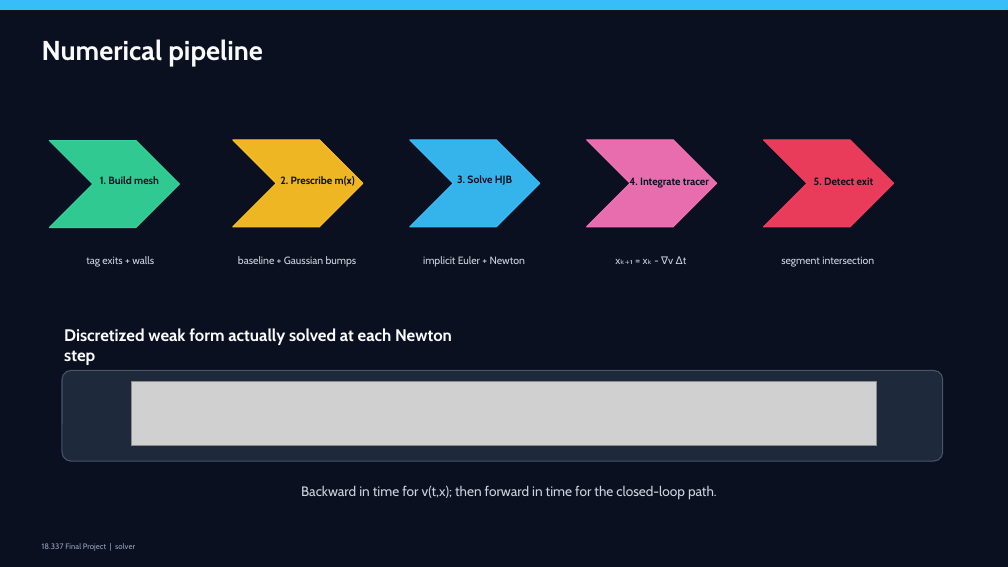
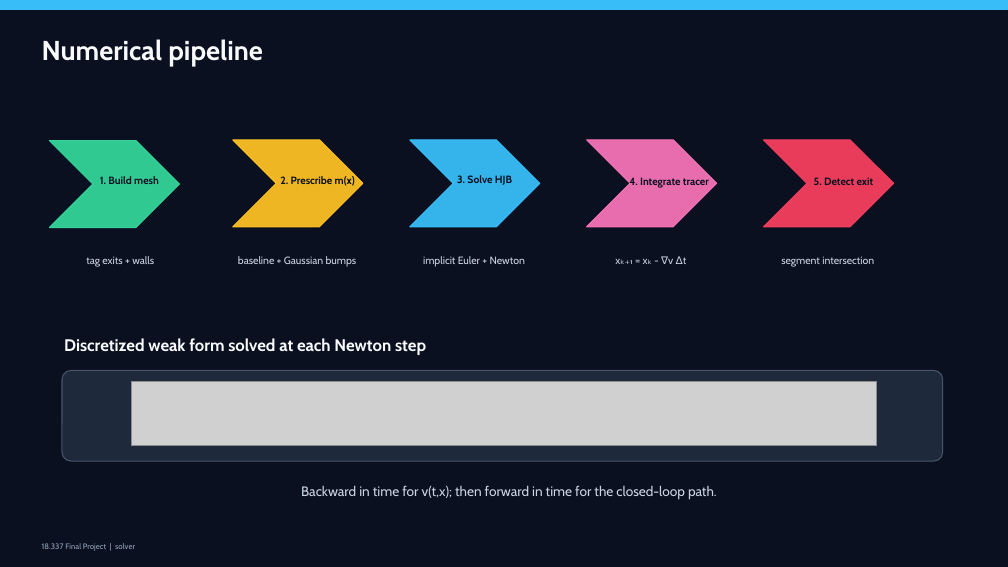
Before and after one commit to Yah-Boi-1/Mean-Field-Crowd-Dynamics, a slide deck: slide 5 of slides (1).pptx. Drawn at 1008x567 pixels with LibreOffice and Linux fonts; fonts in the diff are those of the drawing; grey boxes stand for pictures. Boxes give left, top, right and bottom in pixels: in the first picture for what was removed or moved away, otherwise in the second. Text is boxed around its words. In the diff, an @@ line names an element or a change of style, - is before the commit and + after.

```diff
--- a/slides (1).pptx
+++ b/slides (1).pptx
@@ text at (64, 338, 426, 355): text changed @@
-Discretized weak form actually solved at each Newton step
+Discretized weak form solved at each Newton step
```
Also in this commit, not shown: 1 other slide changed.
